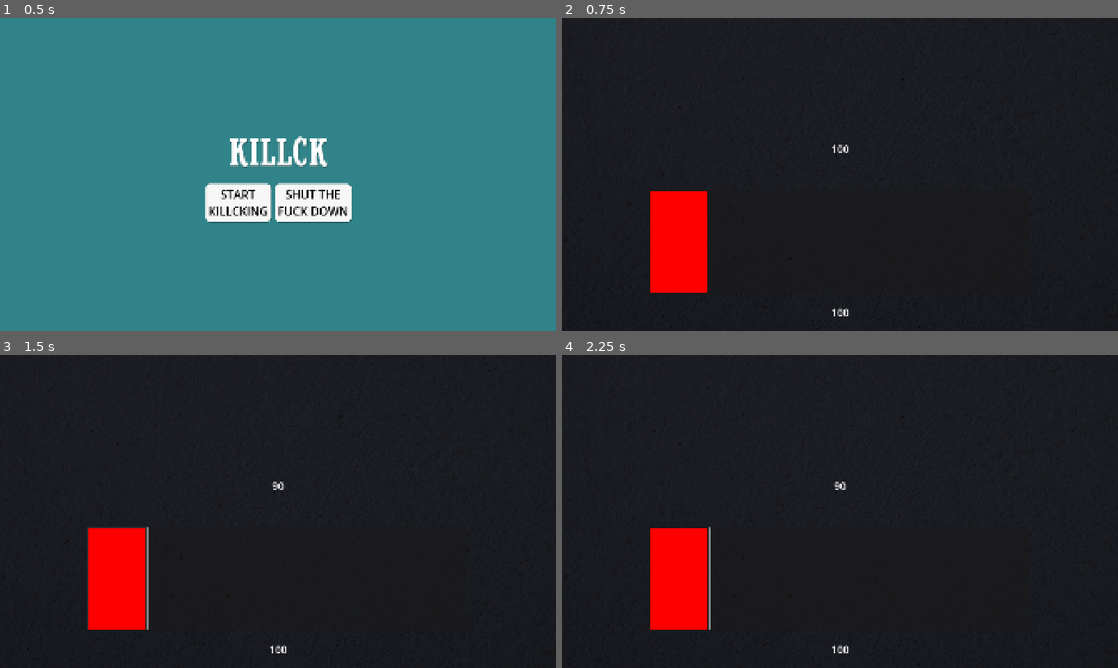
Above: before the commit, frames 1-4 (two rows, left to right).
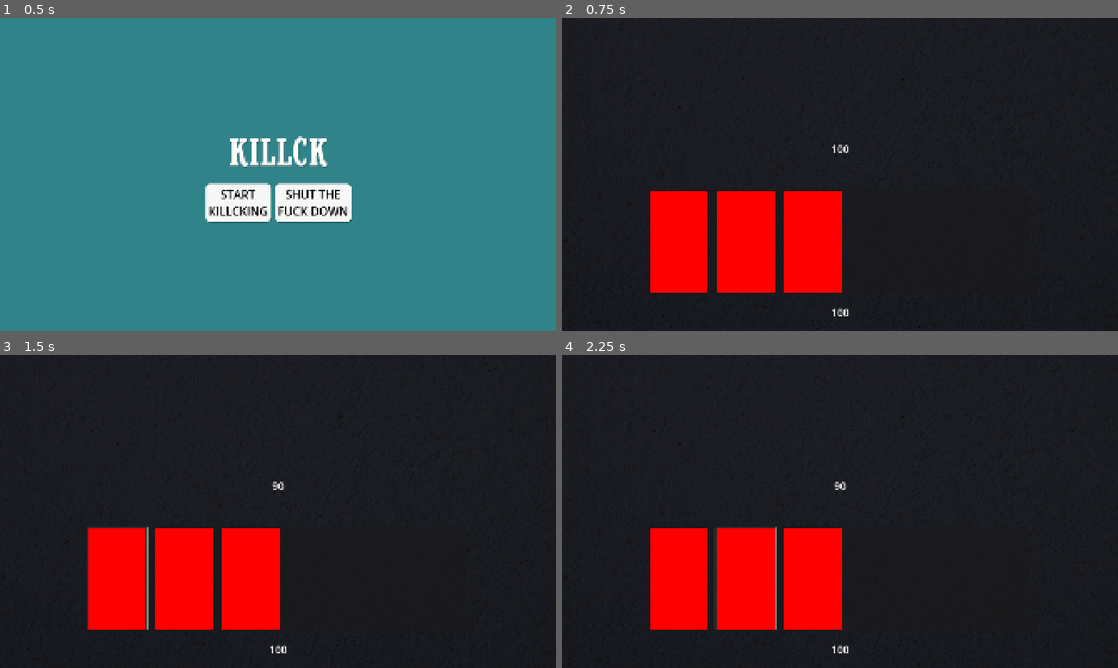
Above: after the commit, the same moments.

Repository: domjaniga/card_incremental
Game: Godot game, scene res://main_menu.tscn
The game is run twice, just before and just after one commit, with the same random seed, the same clock (stepped at 60 frames per second) and the same inputs.
Inputs (mouse positions are in pixels of both pictures, inside the frame that each line leads up to):
- Up to frame 1 (0.5 s): no input
- Up to frame 2 (0.75 s): click "START KILLCKING" at 0.5 s
- Up to frame 3 (1.5 s): click (116, 577) at 1.25 s
- Up to frame 4 (2.25 s): click (745, 577) at 2.02 s

Frame 1 is identical in both runs. In frame 2, 6.8% of the frame differs, in the area x 27-51%, y 55-88%; in frame 3, 6.8%; in frame 4, 7.0%, in the area x 26-51%, y 54-88%.

Commit message:
Implemented a way to access a card database saved in a JSON file, made that file however the format of the JSON is fcked, changed enemy and player health labels to unique names

Diff:
--- /dev/null
+++ b/data/card_data.json
@@ -0,0 +1,54 @@
+[
+{"card_num_deck":"1","card_id":"c1","card_name":"Ace of Clubs","card_type":"attack","card_attack":"11","card_defense":"0"},
+{"card_num_deck":"2","card_id":"c2","card_name":"2 of Clubs","card_type":"attack","card_attack":"2","card_defense":"0"},
+{"card_num_deck":"3","card_id":"c3","card_name":"3 of Clubs","card_type":"attack","card_attack":"3","card_defense":"0"},
+{"card_num_deck":"4","card_id":"c4","card_name":"4 of Clubs","card_type":"attack","card_attack":"4","card_defense":"0"},
+{"card_num_deck":"5","card_id":"c5","card_name":"5 of Clubs","card_type":"attack","card_attack":"5","card_defense":"0"},
+{"card_num_deck":"6","card_id":"c6","card_name":"6 of Clubs","card_type":"attack","card_attack":"6","card_defense":"0"},
+{"card_num_deck":"7","card_id":"c7","card_name":"7 of Clubs","card_type":"attack","card_attack":"7","card_defense":"0"},
+{"card_num_deck":"8","card_id":"c8","card_name":"8 of Clubs","card_type":"attack","card_attack":"8","card_defense":"0"},
+{"card_num_deck":"9","card_id":"c9","card_name":"9 of Clubs","card_type":"attack","card_attack":"9","card_defense":"0"},
+{"card_num_deck":"10","card_id":"c10","card_name":"10 of Clubs","card_type":"attack","card_attack":"10","card_defense":"0"},
+{"card_num_deck":"11","card_id":"c11","card_name":"Jack of Clubs","card_type":"defense","card_attack":"0","card_defense":"9"},
+{"card_num_deck":"12","card_id":"c12","card_name":"Queen of Clubs","card_type":"defense","card_attack":"0","card_defense":"10"},
+{"card_num_deck":"13","card_id":"c13","card_name":"King of Clubs","card_type":"defense","card_attack":"0","card_defense":"11"},
+{"card_num_deck":"14","card_id":"d1","card_name":"Ace of Diamonds","card_type":"attack","card_attack":"11","card_defense":"0"},
+{"card_num_deck":"15","card_id":"d2","card_name":"2 of Diamonds","card_type":"attack","card_attack":"2","card_defense":"0"},
+{"card_num_deck":"16","card_id":"d3","card_name":"3 of Diamonds","card_type":"attack","card_attack":"3","card_defense":"0"},
+{"card_num_deck":"17","card_id":"d4","card_name":"4 of Diamonds","card_type":"attack","card_attack":"4","card_defense":"0"},
+{"card_num_deck":"18","card_id":"d5","card_name":"5 of Diamonds","card_type":"attack","card_attack":"5","card_defense":"0"},
+{"card_num_deck":"19","card_id":"d6","card_name":"6 of Diamonds","card_type":"attack","card_attack":"6","card_defense":"0"},
+{"card_num_deck":"20","card_id":"d7","card_name":"7 of Diamonds","card_type":"attack","card_attack":"7","card_defense":"0"},
+{"card_num_deck":"21","card_id":"d8","card_name":"8 of Diamonds","card_type":"attack","card_attack":"8","card_defense":"0"},
+{"card_num_deck":"22","card_id":"d9","card_name":"9 of Diamonds","card_type":"attack","card_attack":"9","card_defense":"0"},
+{"card_num_deck":"23","card_id":"d10","card_name":"10 of Diamonds","card_type":"attack","card_attack":"10","card_defense":"0"},
+{"card_num_deck":"24","card_id":"d11","card_name":"Jack of Diamonds","card_type":"defense","card_attack":"0","card_defense":"9"},
+{"card_num_deck":"25","card_id":"d12","card_name":"Queen of Diamonds","card_type":"defense","card_attack":"0","card_defense":"10"},
+{"card_num_deck":"26","card_id":"d13","card_name":"King of Diamonds","card_type":"defense","card_attack":"0","card_defense":"11"},
+{"card_num_deck":"27","card_id":"h1","card_name":"Ace of Hearts","card_type":"attack","card_attack":"11","card_defense":"0"},
+{"card_num_deck":"28","card_id":"h2","card_name":"2 of Hearts","card_type":"attack","card_attack":"2","card_defense":"0"},
+{"card_num_deck":"29","card_id":"h3","card_name":"3 of Hearts","card_type":"attack","card_attack":"3","card_defense":"0"},
+{"card_num_deck":"30","card_id":"h4","card_name":"4 of Hearts","card_type":"attack","card_attack":"4","card_defense":"0"},
+{"card_num_deck":"31","card_id":"h5","card_name":"5 of Hearts","card_type":"attack","card_attack":"5","card_defense":"0"},
+{"card_num_deck":"32","card_id":"h6","card_name":"6 of Hearts","card_type":"attack","card_attack":"6","card_defense":"0"},
+{"card_num_deck":"33","card_id":"h7","card_name":"7 of Hearts","card_type":"attack","card_attack":"7","card_defense":"0"},
+{"card_num_deck":"34","card_id":"h8","card_name":"8 of Hearts","card_type":"attack","card_attack":"8","card_defense":"0"},
+{"card_num_deck":"35","card_id":"h9","card_name":"9 of Hearts","card_type":"attack","card_attack":"9","card_defense":"0"},
+{"card_num_deck":"36","card_id":"h10","card_name":"10 of Hearts","card_type":"attack","card_attack":"10","card_defense":"0"},
+{"card_num_deck":"37","card_id":"h11","card_name":"Jack of Hearts","card_type":"defense","card_attack":"0","card_defense":"9"},
+{"card_num_deck":"38","card_id":"h12","card_name":"Queen of Hearts","card_type":"defense","card_attack":"0","card_defense":"10"},
+{"card_num_deck":"39","card_id":"h13","card_name":"King of Hearts","card_type":"defense","card_attack":"0","card_defense":"11"},
+{"card_num_deck":"40","card_id":"s1","card_name":"Ace of Spades","card_type":"attack","card_attack":"11","card_defense":"0"},
+{"card_num_deck":"41","card_id":"s2","card_name":"2 of Spades","card_type":"attack","card_attack":"2","card_defense":"0"},
+{"card_num_deck":"42","card_id":"s3","card_name":"3 of Spades","card_type":"attack","card_attack":"3","card_defense":"0"},
+{"card_num_deck":"43","card_id":"s4","card_name":"4 of Spades","card_type":"attack","card_attack":"4","card_defense":"0"},
+{"card_num_deck":"44","card_id":"s5","card_name":"5 of Spades","card_type":"attack","card_attack":"5","card_defense":"0"},
+{"card_num_deck":"45","card_id":"s6","card_name":"6 of Spades","card_type":"attack","card_attack":"6","card_defense":"0"},
+{"card_num_deck":"46","card_id":"s7","card_name":"7 of Spades","card_type":"attack","card_attack":"7","card_defense":"0"},
+{"card_num_deck":"47","card_id":"s8","card_name":"8 of Spades","card_type":"attack","card_attack":"8","card_defense":"0"},
+{"card_num_deck":"48","card_id":"s9","card_name":"9 of Spades","card_type":"attack","card_attack":"9","card_defense":"0"},
+{"card_num_deck":"49","card_id":"s10","card_name":"10 of Spades","card_type":"attack","card_attack":"10","card_defense":"0"},
+{"card_num_deck":"50","card_id":"s11","card_name":"Jack of Spades","card_type":"defense","card_attack":"0","card_defense":"9"},
+{"card_num_deck":"51","card_id":"s12","card_name":"Queen of Spades","card_type":"defense","card_attack":"0","card_defense":"10"},
+{"card_num_deck":"52","card_id":"s13","card_name":"King of Spades","card_type":"defense","card_attack":"0","card_defense":"11"}
+]
--- a/main.gd
+++ b/main.gd
@@ -7,8 +7,11 @@
 @export var player : Character
 @export var enemy : Character
 
-@onready var player_health_label: Label = $CanvasLayer/Player_health
-@onready var enemy_health_label: Label = $CanvasLayer/Enemy_health
+#@onready var player_health_label: Label = $CanvasLayer/Player_health
+#@onready var enemy_health_label: Label = $CanvasLayer/Enemy_health
+
+@onready var player_health_label: Label = %Player_health
+@onready var enemy_health_label: Label = %Enemy_health
 
 
 func _ready():
@@ -16,6 +19,10 @@
 	player_health_label.text = str(player.health)
 	enemy_health_label.text = str(enemy.health)
 
+	#StaticData.import_json("res://data/card_data.json")
+	#print(StaticData.card_database["1"]["card_attack"])
+	#print(StaticData.card_database)
+	#print(static_data.card_databse["c1"])
 
 func _on_timer_timeout() -> void:
 	# Everytime after a timer wait time
--- a/main.tscn
+++ b/main.tscn
@@ -59,12 +59,10 @@
 icon = ExtResource("1_ig7tw")
 
 [node name="Button2" type="Button" parent="CanvasLayer/MarginContainer/PanelContainer/GridContainer"]
-visible = false
 layout_mode = 2
 icon = ExtResource("1_ig7tw")
 
 [node name="Button3" type="Button" parent="CanvasLayer/MarginContainer/PanelContainer/GridContainer"]
-visible = false
 layout_mode = 2
 icon = ExtResource("1_ig7tw")
 
@@ -84,6 +82,7 @@
 icon = ExtResource("1_ig7tw")
 
 [node name="Enemy_health" type="Label" parent="CanvasLayer"]
+unique_name_in_owner = true
 anchors_preset = -1
 anchor_left = 0.5
 anchor_top = 0.419
@@ -100,6 +99,7 @@
 horizontal_alignment = 1
 
 [node name="Player_health" type="Label" parent="CanvasLayer"]
+unique_name_in_owner = true
 anchors_preset = -1
 anchor_left = 0.5
 anchor_top = 0.959
--- a/project.godot
+++ b/project.godot
@@ -14,6 +14,10 @@
 run/main_scene="uid://bxq4x6pjiqk4c"
 config/features=PackedStringArray("4.4", "GL Compatibility")
 config/icon="res://icon.svg"
+
+[autoload]
+
+StaticData="*res://singletons/StaticData.gd"
 
 [display]
 
--- /dev/null
+++ b/singletons/StaticData.gd
@@ -0,0 +1,32 @@
+extends Node
+
+var card_database
+
+func _on_ready():
+	import_json("res://data/card_data.json") #debug purposes
+	#card_database = import_json("res://data/card_data.json")
+
+func import_json(path):
+	var file = FileAccess.open(path, FileAccess.READ)
+	var file_content = file.get_as_text()
+
+	var json = JSON.new()
+	#var json_data = json.parse(file_content)
+
+	var error = json.parse(file_content)
+	if error == OK:
+		var data_received = json.data
+		if typeof(data_received) == TYPE_ARRAY:
+			print(data_received) # Prints the array.
+			return data_received
+		else:
+			print("Unexpected data")
+	else:
+		print("JSON Parse Error: ", json.get_error_message(), " in ", file_content, " at line ", json.get_error_line())
+
+
+	file.close()
+
+	#var data_output = json_data.result
+	#print(data_output)
+	#return data_output
Not shown, added: singletons/StaticData.gd.uid
Not shown, added: data/database.ods
